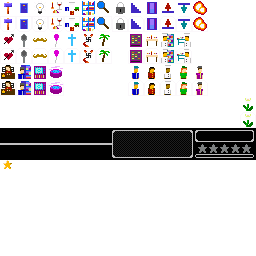
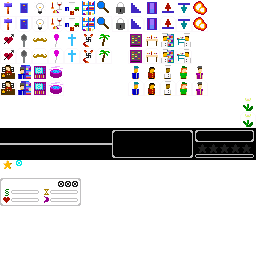
Layer changes from the first 256px x 256px image to the second:
painted on "hud.png" over left=0, top=131, right=251, bottom=206
